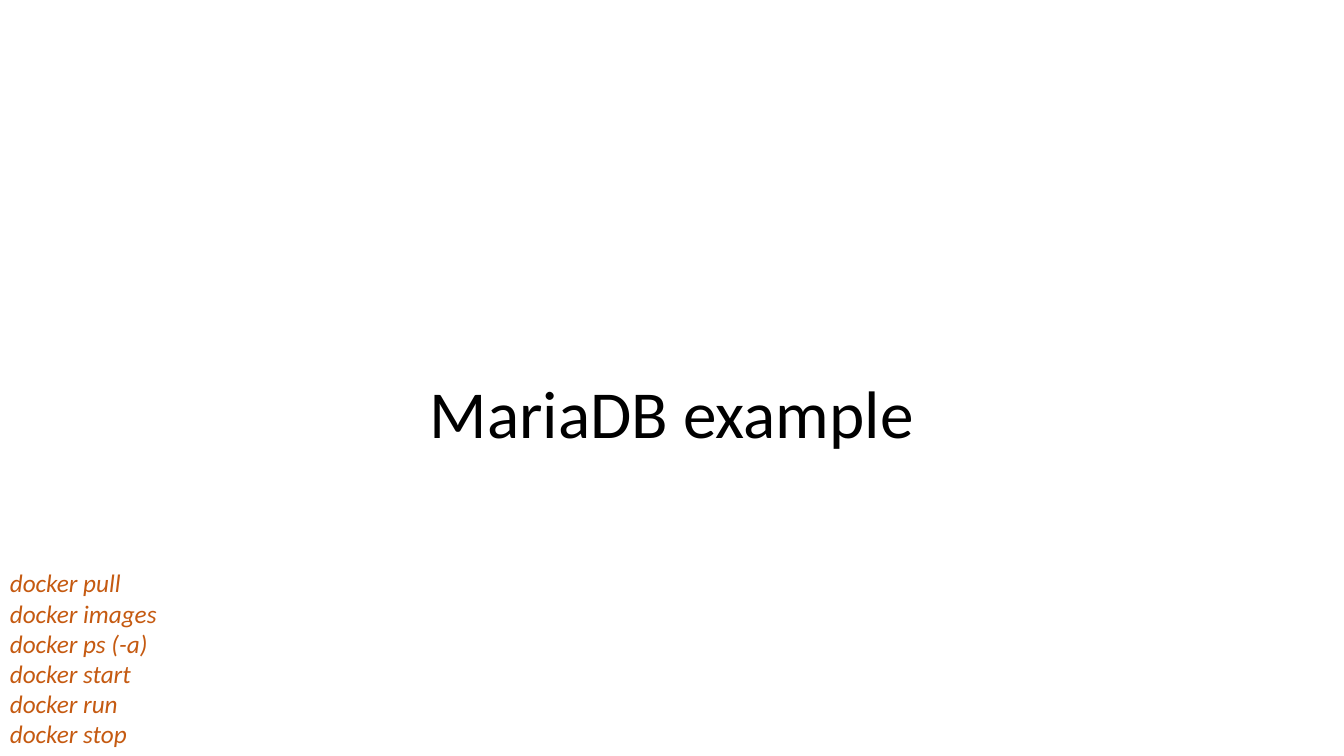
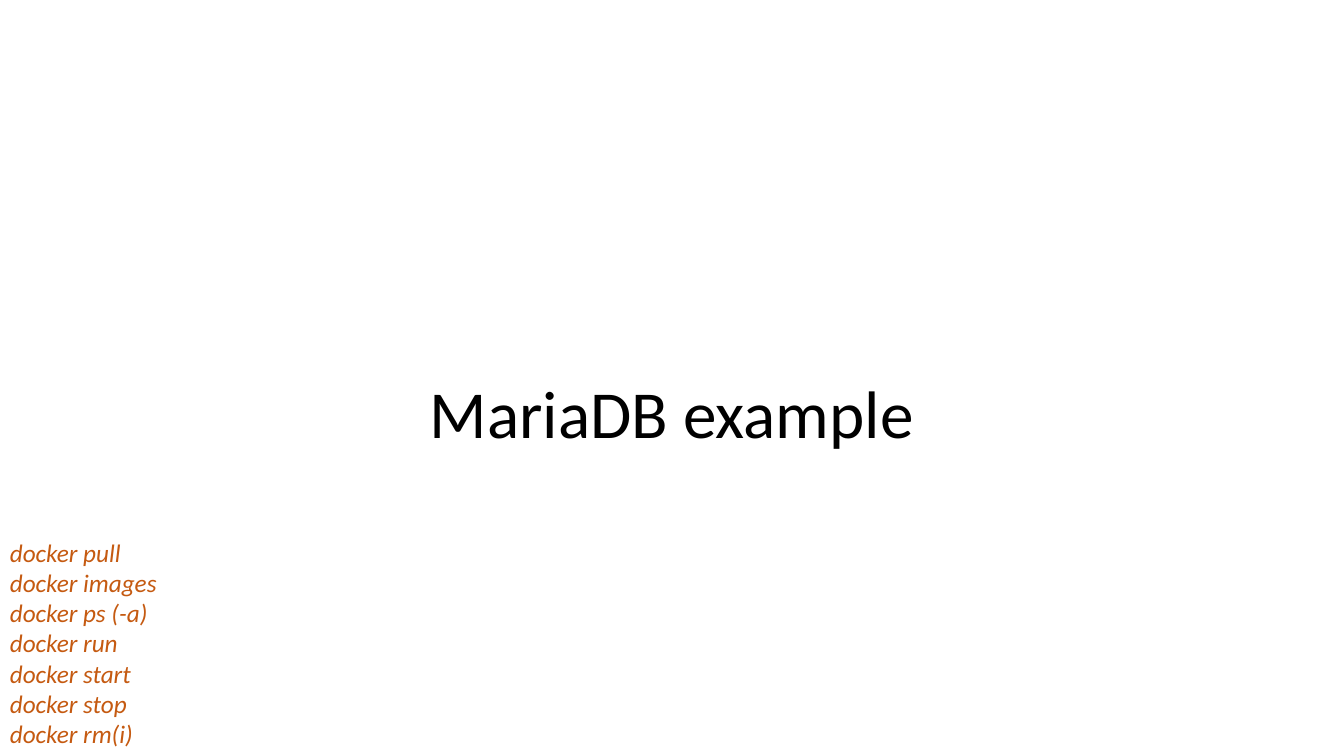
Before and after one commit to ERNICommunity/ESK-EPD-2018-Docker, a slide deck: slide 8 of src/_data/docker.pptx. Drawn at 1344x756 pixels with LibreOffice and Linux fonts; fonts in the diff are those of the drawing. Boxes give left, top, right and bottom in pixels: in the first picture for what was removed or moved away, otherwise in the second. Text is boxed around its words. In the diff, an @@ line names an element or a change of style, - is before the commit and + after.

Commit message:
update of docker intro presentation

```diff
--- a/src/_data/docker.pptx
+++ b/src/_data/docker.pptx
@@ text "docker pull": place and size @@
-text "docker pull" at <box>10,574,156,747</box>
+text "docker pull" at <box>10,544,156,747</box>
@@ text at <box>10,634,117,652</box>: paragraph added @@
+docker run
@@ text at <box>10,695,117,713</box>: paragraph removed @@
-docker run
@@ text at <box>10,725,133,747</box>: paragraph added @@
+docker rm(i)
```
Also in this commit, not shown: 9 other slides changed.
